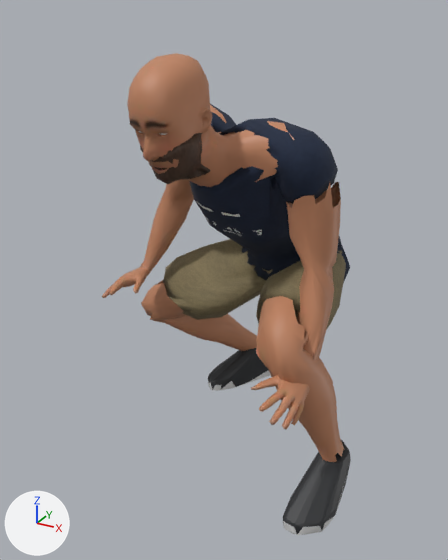
The glTF model characters/exports/bearded_gaz_crowd.glb as it was, and as the next commit left it.
Rendered twice from a 50 mm camera at (0.687, -1.594, 1.34) aimed at (-0.128, -0.111, 0.598). Every picture has the same lights, and +X, +Y and +Z are marked at lower left. The picture after the commit comes second. Both versions are drawn at frame 0 of the action 'jump'; the numbers are the values there. Vertices at exactly the same position are counted once.

Objects in the first picture: 'bearded_gaz_crowd'.
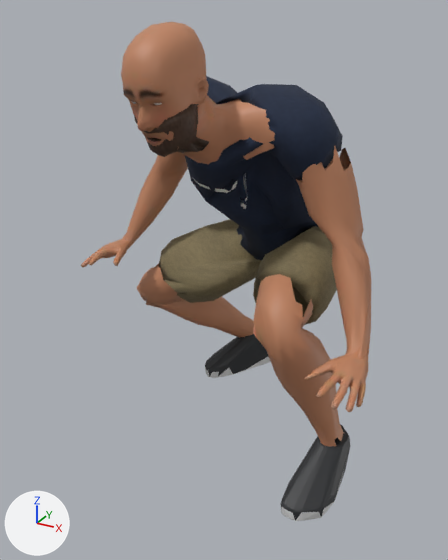
The change in detail:
me_bearded_gaz_body_015 is used by ob_bearded_gaz_crowd; location (0.0, 0.0, 0.0).
me_bearded_gaz_body_015 had 2747 vertices, 5273 faces and spanned x -0.526..0.315, y -0.486..0.383, z 0.004..1.246.
me_bearded_gaz_body_015 now has 2747 vertices, 5273 faces and spans x -0.577..0.398, y -0.503..0.363, z 0.073..1.312.
me_bearded_gaz_body_015 part 1: the loose piece of 141 vertices spanning x -0.526..-0.173, y -0.038..0.342, z 0.111..0.487 is moved by (0.0, -0.021, 0.069).
me_bearded_gaz_body_015 part 2: the loose piece of 141 vertices spanning x 0.049..0.292, y -0.393..-0.108, z 0.13..0.66 is moved by (0.0, -0.021, 0.069).
me_bearded_gaz_body_015 part 3: the loose piece of 123 vertices spanning x 0.189..0.315, y -0.374..-0.078, z 0.008..0.162 is moved by (0.0, -0.021, 0.069).
me_bearded_gaz_body_015 part 4: the loose piece of 123 vertices spanning x -0.359..-0.132, y 0.135..0.383, z 0.004..0.157 is moved by (0.0, -0.021, 0.069).
me_bearded_gaz_body_015 part 5: 2166 of 2747 vertices moved; they spanned x -0.517..0.244, y -0.486..0.255, z 0.358..1.246 and now span x -0.577..0.398, y -0.503..0.238, z 0.425..1.312; mean shift (0.01, -0.018, 0.076); largest move (-0.1, -0.142, 0.752) -> (-0.08, -0.316, 1.016).
Other edits to the shape of me_bearded_gaz_body_015 do not show in these pictures.

Pixel boxes [x1, y1, x2, y2] of what changed, in the pictures (448 x 560 px; the box of a moved part takes in the faces that stretch with it):
'bearded_gaz_crowd', reshaped (16% wider)
    before: [102, 53, 351, 535]
    after: [81, 21, 371, 521]
part 1 of me_bearded_gaz_body_015, moved or reshaped
    before: [141, 280, 257, 351]
    after: [137, 264, 254, 337]
part 2 of me_bearded_gaz_body_015, moved or reshaped
    before: [256, 296, 345, 462]
    after: [253, 274, 344, 447]
part 3 of me_bearded_gaz_body_015, moved or reshaped
    before: [283, 440, 351, 535]
    after: [281, 424, 350, 521]
part 4 of me_bearded_gaz_body_015, moved or reshaped
    before: [208, 348, 271, 391]
    after: [205, 334, 271, 378]
part 5 of me_bearded_gaz_body_015, moved or reshaped
    before: [102, 53, 350, 429]
    after: [81, 21, 371, 412]
